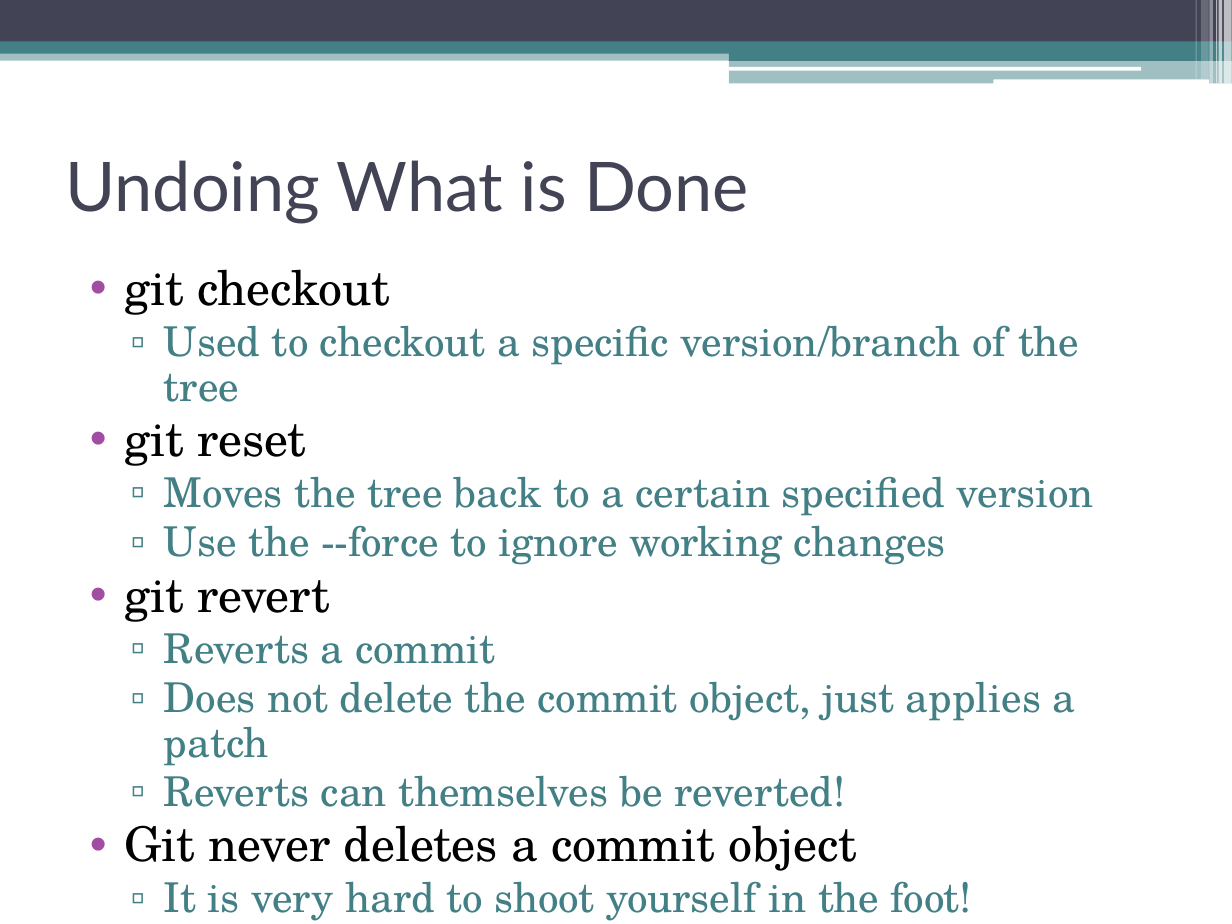
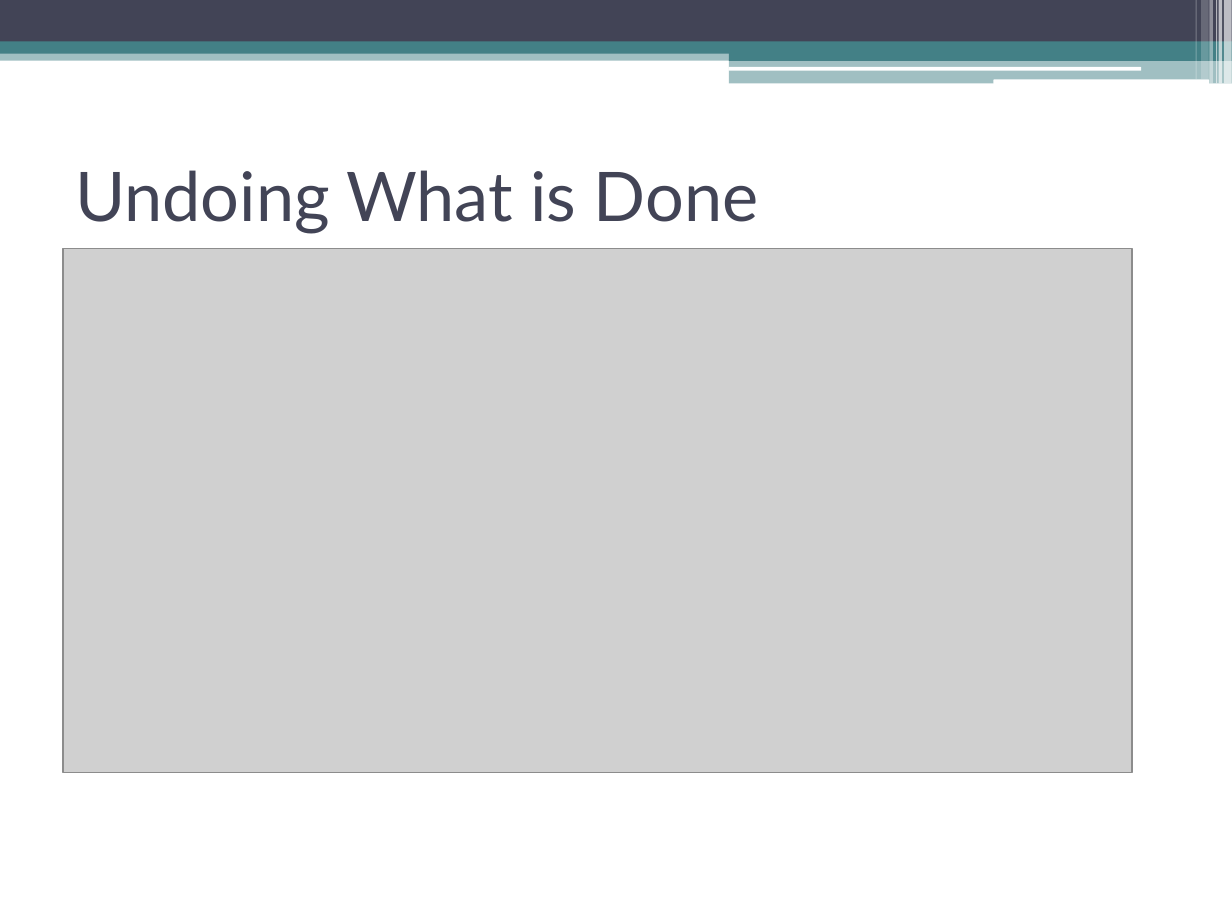
Before and after one commit to venkateshmadala/DevOpsTraining, a slide deck: slide 20 of BitBucket.pptx (slide 21 before the commit). Drawn at 1232x924 pixels with LibreOffice and Linux fonts; fonts in the diff are those of the drawing; grey boxes stand for pictures. Boxes give left, top, right and bottom in pixels: in the first picture for what was removed or moved away, otherwise in the second. Text is boxed around its words. In the diff, an @@ line names an element or a change of style, - is before the commit and + after.

```diff
--- a/BitBucket.pptx
+++ b/BitBucket.pptx
@@ title "Undoing What is Done": place and size @@
-title "Undoing What is Done" at (65,160,749,224)
+title "Undoing What is Done" at (75,170,759,234)
@@ picture added at (63,249,1132,772) @@
@@ text removed at (124,269,1094,921) @@
-• git checkout
-  ▫ Used to checkout a specific version/branch of the tree
-• git reset
-  ▫ Moves the tree back to a certain specified version
-  ▫ Use the --force to ignore working changes
-• git revert
-  ▫ Reverts a commit
-  ▫ Does not delete the commit object, just applies a patch
-  ▫ Reverts can themselves be reverted!
-• Git never deletes a commit object
-  ▫ It is very hard to shoot yourself in the foot!
```
Also in this commit, not shown: 2 slides added, 1 slide removed, 5 other files.
